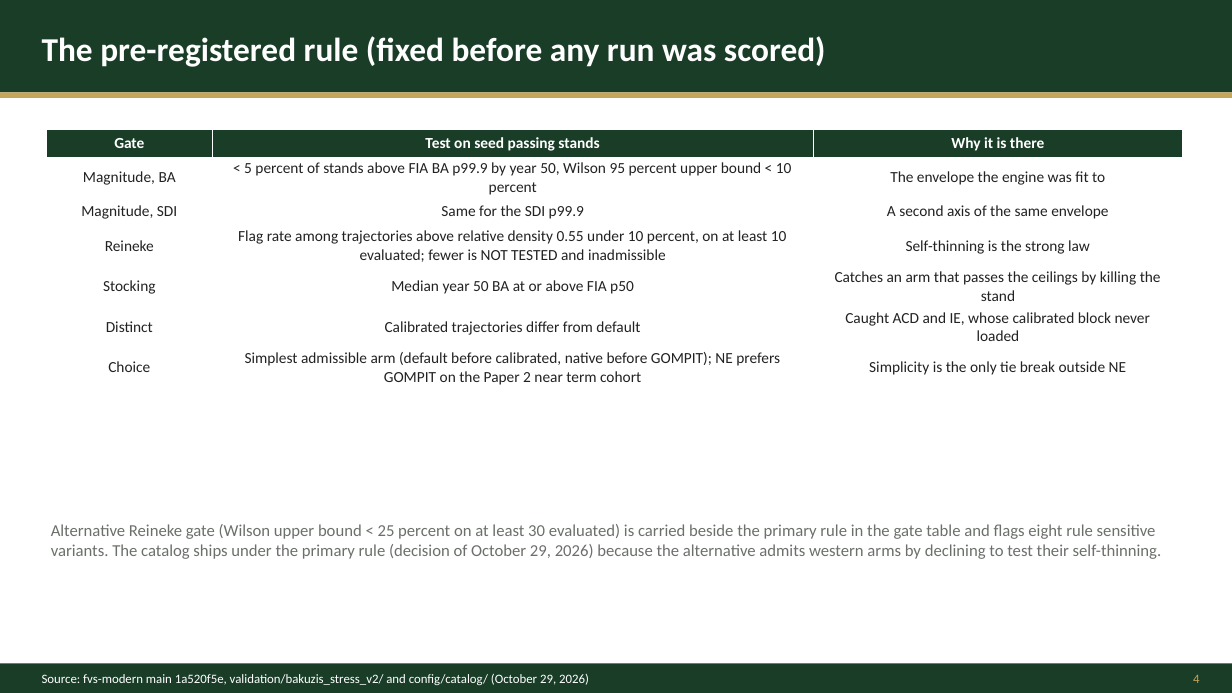
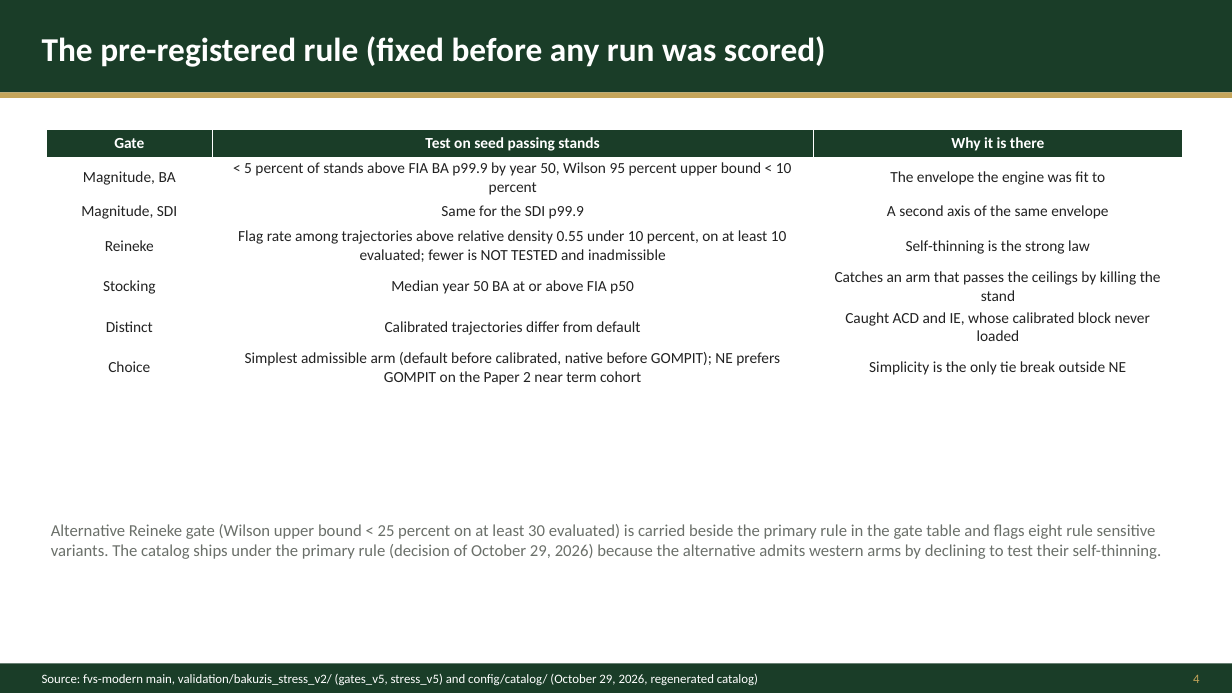
Before and after one commit to advanced-forestry-systems/fvs-modern, a slide deck: slide 4 of validation/bakuzis_stress_v2/release_20261029/deck/2026-10-29_fvs-modern-catalog-deck_DRAFT.pptx. Drawn at 1232x693 pixels with LibreOffice and Linux fonts; fonts in the diff are those of the drawing. Boxes give left, top, right and bottom in pixels: in the first picture for what was removed or moved away, otherwise in the second. Text is boxed around its words. In the diff, an @@ line names an element or a change of style, - is before the commit and + after.

```diff
--- a/validation/bakuzis_stress_v2/release_20261029/deck/2026-10-29_fvs-modern-catalog-deck_DRAFT.pptx
+++ b/validation/bakuzis_stress_v2/release_20261029/deck/2026-10-29_fvs-modern-catalog-deck_DRAFT.pptx
@@ text at (42, 674, 758, 685): text changed @@
-Source: fvs-modern main 1a520f5e, validation/bakuzis_stress_v2/ and config/catalog/ (October 29, 2026)
+Source: fvs-modern main, validation/bakuzis_stress_v2/ (gates_v5, stress_v5) and config/catalog/ (October 29, 2026, regenerated catalog)
```
Also in this commit, not shown: 10 other slides changed, 40 other files.
